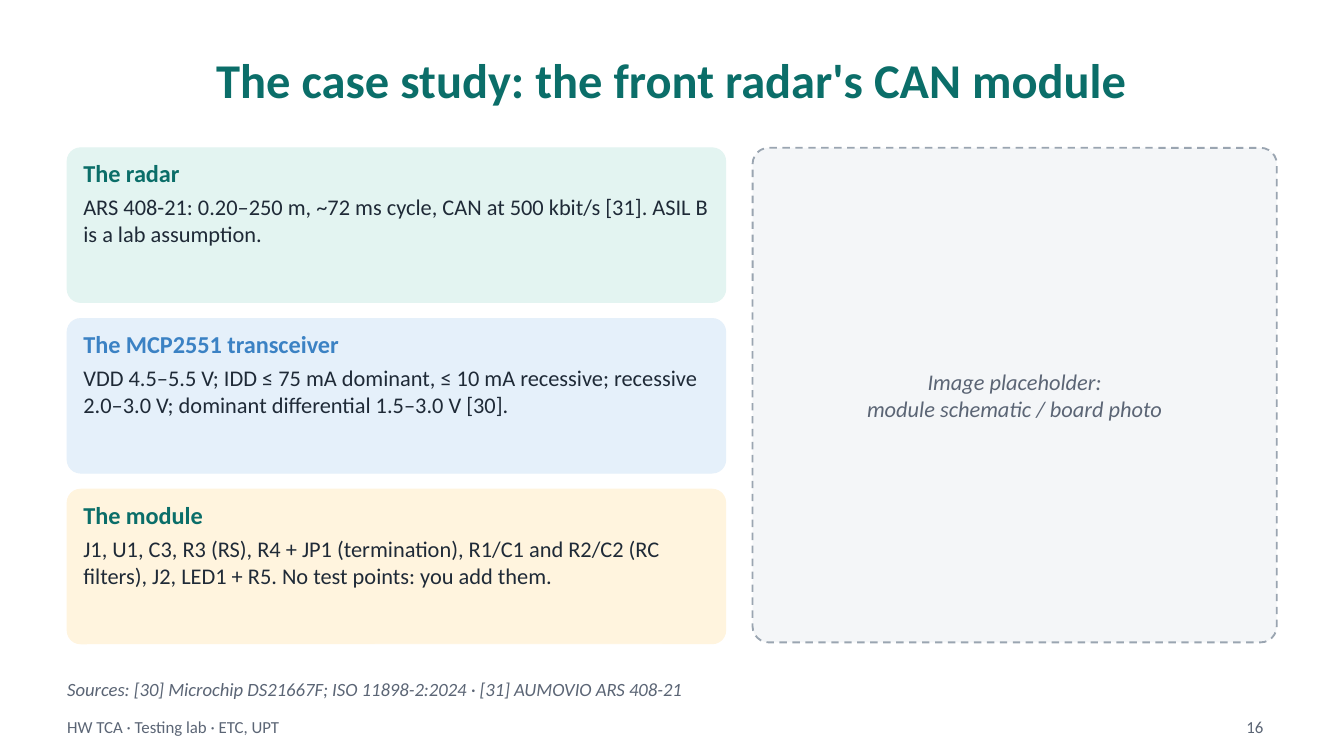
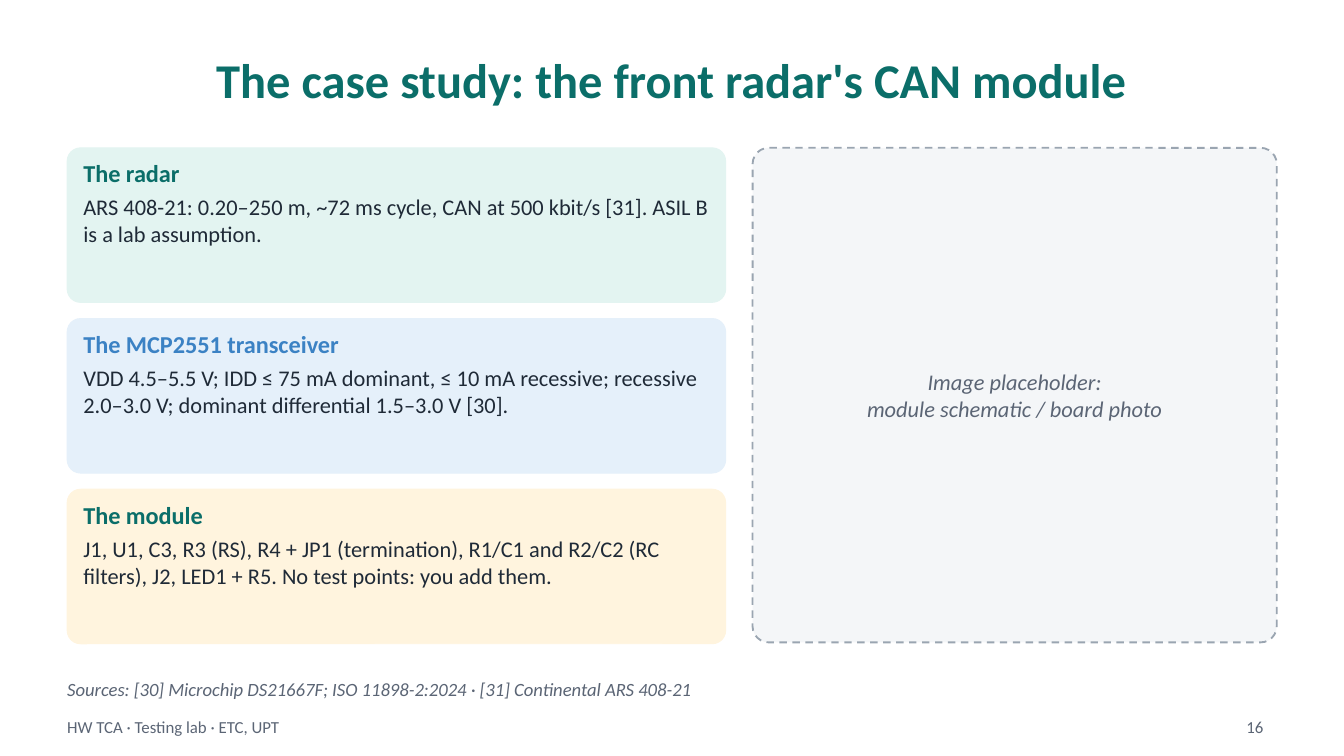
Before and after one commit to madalinatolontan1-ai/sw-tca-lab, a slide deck: slide 16 of materials/HW_TCA_lecture_EN.pptx. Drawn at 1344x756 pixels with LibreOffice and Linux fonts; fonts in the diff are those of the drawing. Boxes give left, top, right and bottom in pixels: in the first picture for what was removed or moved away, otherwise in the second. Text is boxed around its words. In the diff, an @@ line names an element or a change of style, - is before the commit and + after.

```diff
--- a/materials/HW_TCA_lecture_EN.pptx
+++ b/materials/HW_TCA_lecture_EN.pptx
@@ text at [67,682,691,699]: text changed @@
-Sources: [30] Microchip DS21667F; ISO 11898-2:2024 · [31] AUMOVIO ARS 408-21
+Sources: [30] Microchip DS21667F; ISO 11898-2:2024 · [31] Continental ARS 408-21
```
Also in this commit, not shown: 1 other slide changed, 12 other files.
